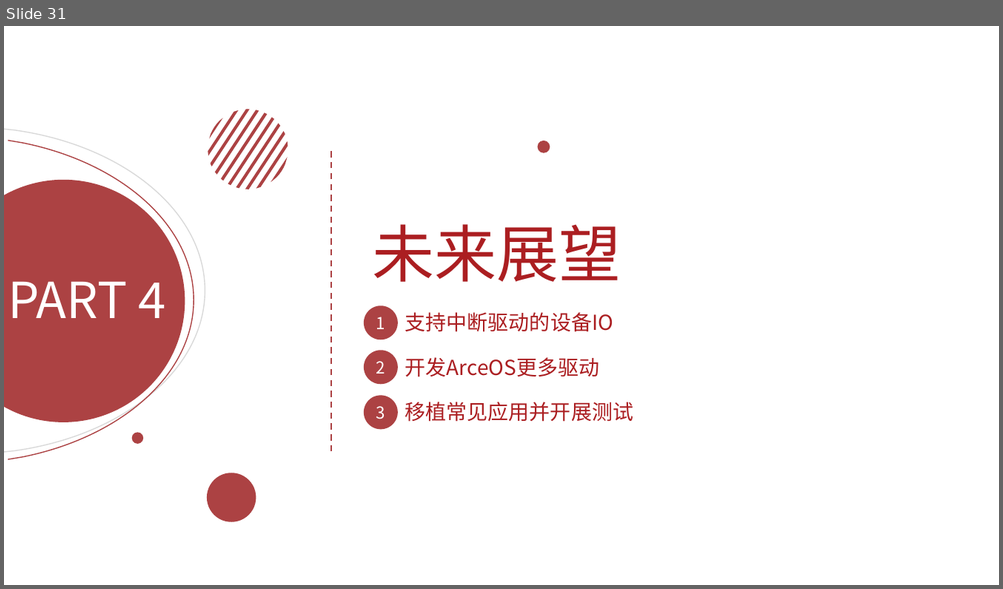
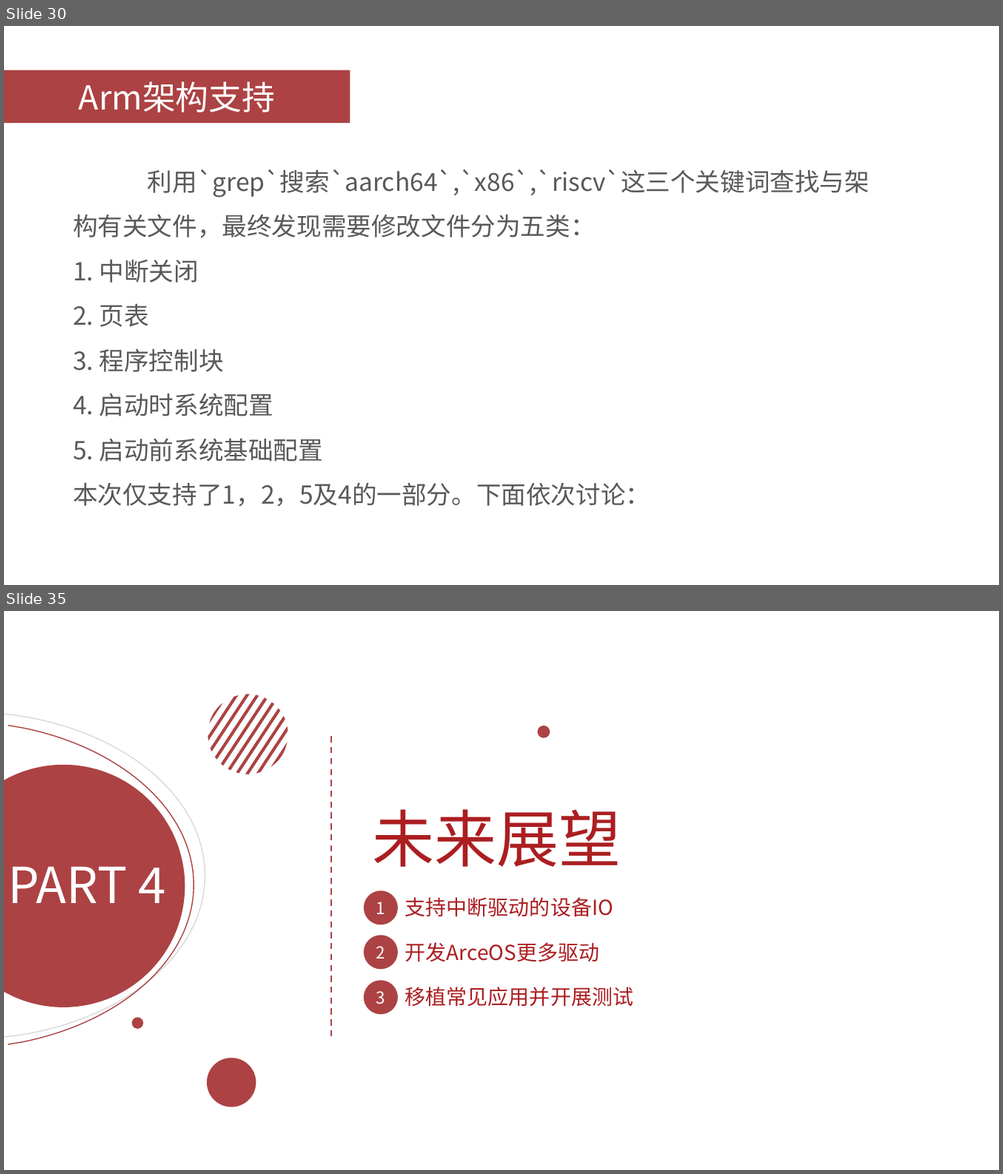
Before and after one commit to OSH-2023/Actus_Neopiritus, a slide deck: researches/结题汇报.pptx. Shown one above the other, each under a label of ours: slide 31 before the commit, slides 30 and 35 after it; the slides between them are not shown. The pictures are 1003x589 and 1003x1174 pixels, drawn with LibreOffice and Linux fonts; fonts in the diff are those of the drawing. Boxes give left, top, right and bottom in pixels: in the first picture for what was removed or moved away, otherwise in the second. Text is boxed around its words. In the diff, an @@ line names an element or a change of style, - is before the commit and + after.

```diff
--- a/researches/结题汇报.pptx
+++ b/researches/结题汇报.pptx
@@ slide 30 added at (4,26,999,585), background #FFFFFF @@
@@ rectangle added at (4,70,350,123), fill #AC4243, 32 pt, text #FFFFFF @@
+Arm架构支持
@@ text added at (73,170,869,507), 24 pt, text #595959 @@
+利用`grep`搜索`aarch64`,`x86`,`riscv`这三个关键词查找与架构有关文件，最终发现需要修改文件分为五类：
+1. 中断关闭
+2. 页表
+3. 程序控制块
+4. 启动时系统配置
+5. 启动前系统基础配置
+本次仅支持了1，2，5及4的一部分。下面依次讨论：
@@ what was slide 31 is now slide 35 @@
```
Also in this commit, not shown: 3 slides changed, 5 other slides added, 2 slides removed, 2 other files.
